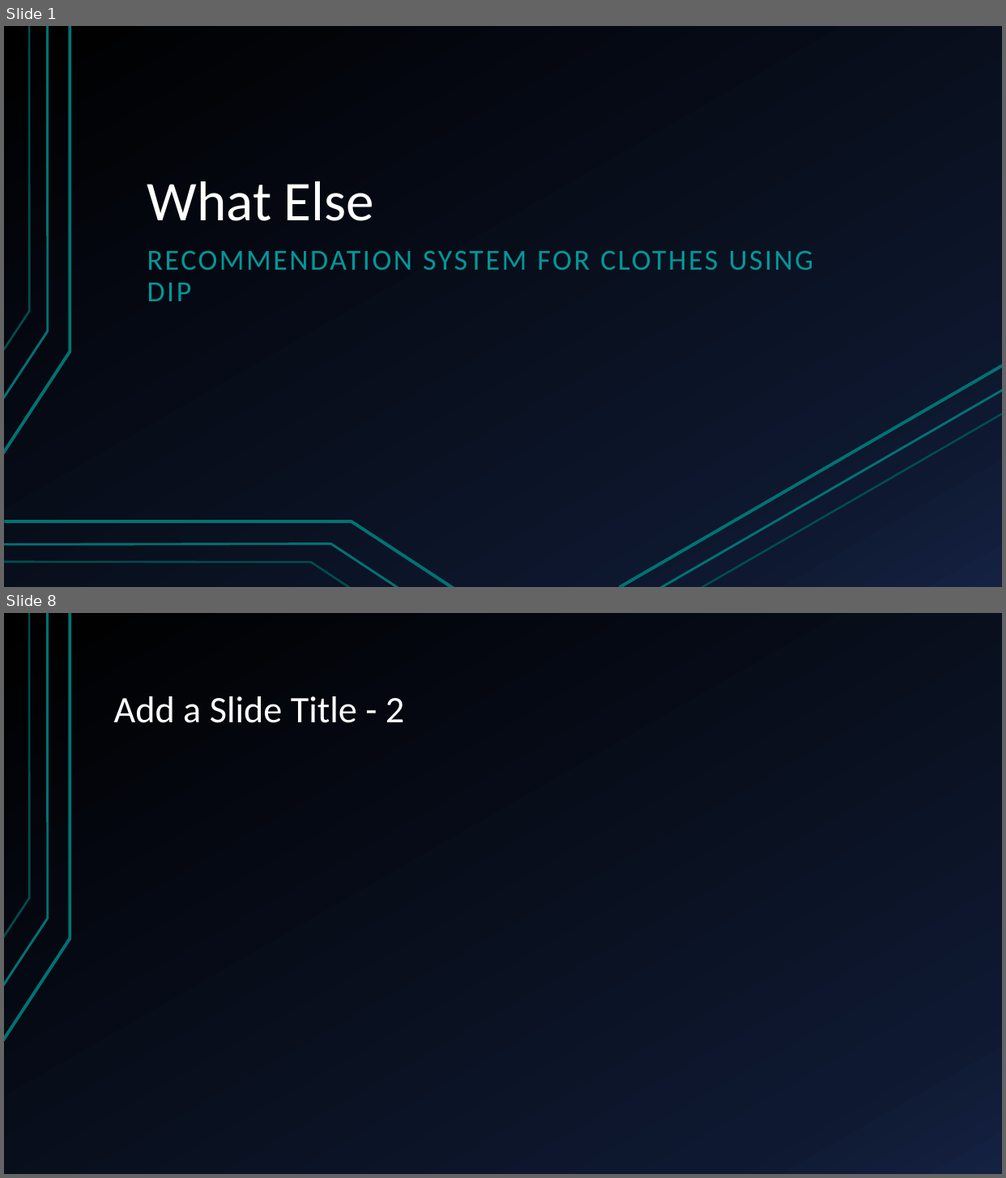
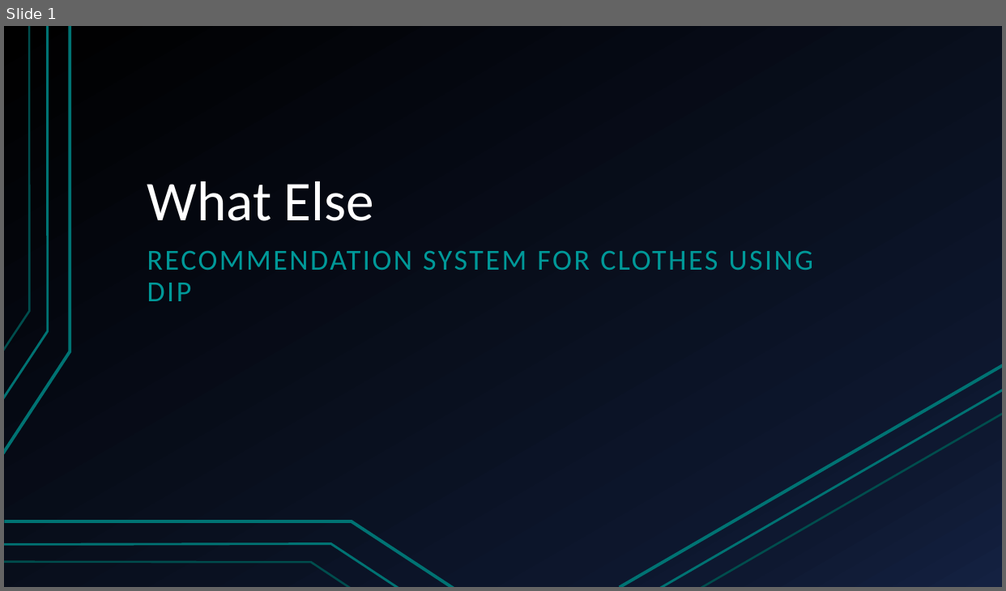
Before and after one commit to shakaibsaleem/FYP, a slide deck: eval1pres.pptx. Shown one above the other, each under a label of ours: slides 1 and 8 before the commit, slide 1 after it; the slides between them are not shown. The pictures are 1006x1178 and 1006x591 pixels, drawn with LibreOffice and Linux fonts; fonts in the diff are those of the drawing. Boxes give left, top, right and bottom in pixels: in the first picture for what was removed or moved away, otherwise in the second. Text is boxed around its words. In the diff, an @@ line names an element or a change of style, - is before the commit and + after.

```diff
--- a/eval1pres.pptx
+++ b/eval1pres.pptx
@@ slide 8 removed at <box>4,613,1002,1174</box>, background gradient #000000 to #0F1931 to #142242; not listed: 3 template elements that a slide beside it also shows @@
@@ title removed at <box>114,696,404,723</box> @@
-Add a Slide Title - 2
```
Also in this commit, not shown: 1 slide changed, 4 slides added, 9 other slides removed.
